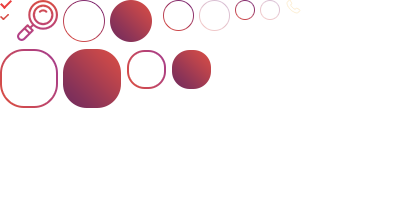
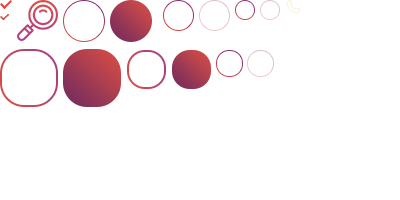
Before/after of a 400 x 200 layered artwork. What changed in the layer stack:
painted on "Прямоугольник 18 копия" (2nd of 2) over [63, 49, 121, 108]
painted on "Прямоугольник 18" (2nd of 2) over [0, 49, 58, 108]
added layer "Прямоугольник, скругл. углы 518 копия 10" (30%) above "Прямоугольник, скругл. углы 518 копия 9" over [247, 50, 274, 77]
added layer "Прямоугольник, скругл. углы 518 копия 9" (1st of 2) above "Прямоугольник, скругл. углы 518 копия 7" over [216, 50, 243, 77]
painted on "Прямоугольник, скругл. углы 518 копия 8" over [200, 4, 230, 27]
painted on "Прямоугольник, скругл. углы 518 копия 9" (2nd of 2) over [163, 1, 194, 31]
